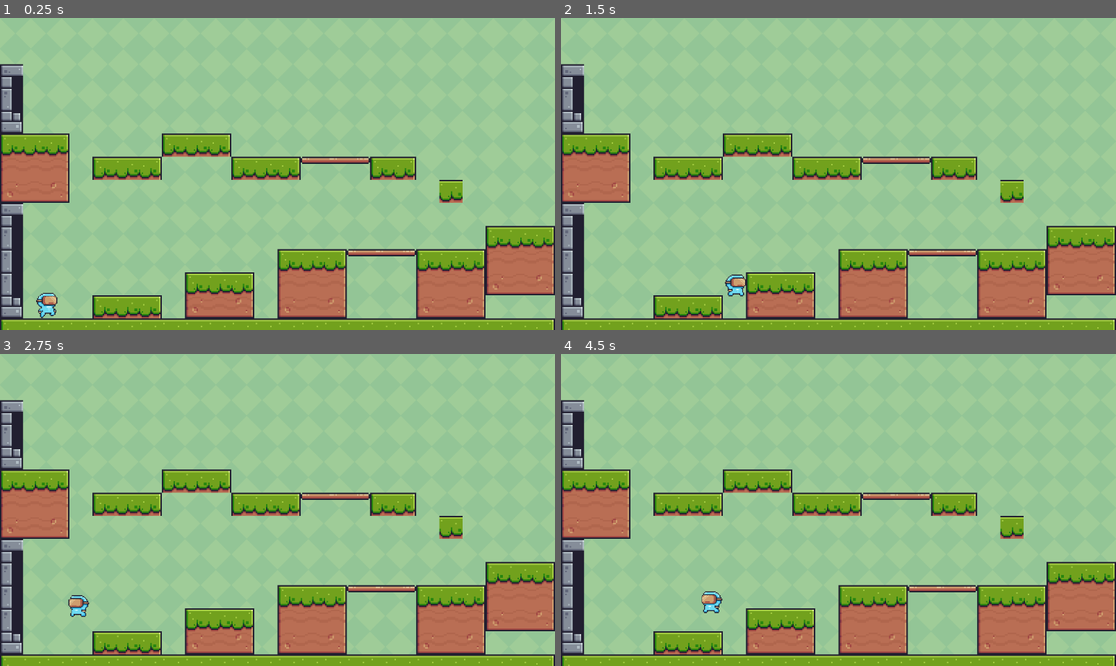
Above: before the commit, frames 1-4 (two rows, left to right).
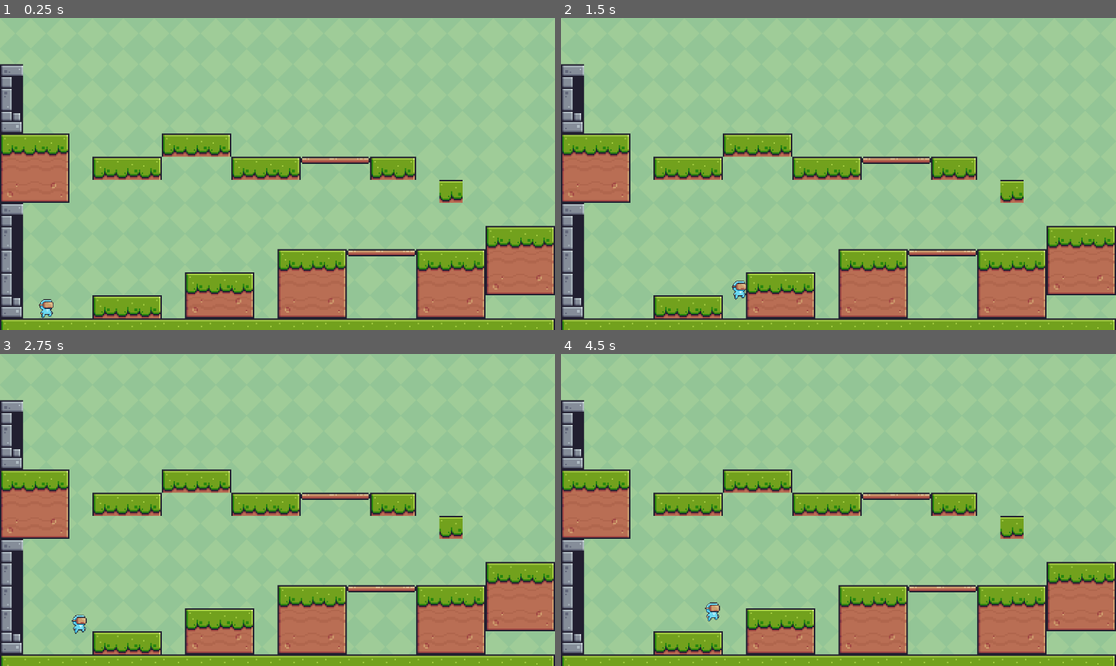
Above: after the commit, the same moments.

Repository: Sprite2d/49ers-r-trash
Game: Godot game, scene res://main.tscn
Same seed, same stepped clock (60 frames per second), same inputs: the game is played once before the commit and once after it.
Inputs:
- Up to frame 1 (0.25 s): no input
- Up to frame 2 (1.5 s): tap Enter (ui_accept) at 0.5, 0.77 s; hold Right (ui_right) from 0.53 s (still down)
- Up to frame 3 (2.75 s): tap Enter (ui_accept) at 1.52, 2 s; release Right (ui_right) at 2.03 s; hold Left (ui_left) from 2.03 s (still down)
- Up to frame 4 (4.5 s): release Left (ui_left) at 2.78 s; hold Right (ui_right) 2.78-4.28 s; tap Enter (ui_accept) at 3.02, 3.77, 4.25 s; hold Left (ui_left) from 4.28 s (still down)

The runs differ from the first frame. In frame 1, 0.2% of the frame differs, in the area x 6-11%, y 87-97%; in frame 2, 0.2%; in frame 3, 0.3%, in the area x 12-17%, y 77-90%; in frame 4, 0.3%.
Error after the commit: Invalid assignment of property or key 'fliph' with value of type 'bool' on a base object of type 'AnimatedSprite2D'. (res://main_character.gd:34)

Commit message:
we have issues
we cannot find the problem with our code and we have done nothing

Diff:
--- /dev/null
+++ b/Sprite2D.gd
@@ -0,0 +1,11 @@
+extends AnimatedSprite2D
+
+
+# Called when the node enters the scene tree for the first time.
+func _ready():
+	pass # Replace with function body.
+
+
+# Called every frame. 'delta' is the elapsed time since the previous frame.
+func _process(delta):
+	pass
--- a/main.tscn
+++ b/main.tscn
@@ -607,4 +607,4 @@
 layer_0/tile_data = PackedInt32Array(851968, 393216, 0, 851991, 524288, 0, 851969, 458752, 0, 851970, 458752, 0, 851971 …(3198 unchanged characters)…
 
 [node name="CharacterBody2D" parent="." instance=ExtResource("3_art2l")]
-position = Vector2(97, 592)
+position = Vector2(96, 600)
--- a/main_character.gd
+++ b/main_character.gd
@@ -2,24 +2,20 @@
 
 
 const SPEED = 300.0
-const JUMP_VELOCITY = -450.0
-@onready var sprite_2d = $Sprite2D
+const JUMP_VELOCITY = -400.0
 
 # Get the gravity from the project settings to be synced with RigidBody nodes.
 var gravity = ProjectSettings.get_setting("physics/2d/default_gravity")
 
+@onready var sprite_2d = $Sprite2D
 
 func _physics_process(delta):
-	#animation:
-	if (velocity.x < 1 || velocity.x < -1) :
-
-		sprite_2d.animation = "idle"
+	#add the gravity
 	if not is_on_floor():
 		velocity.y += gravity * delta
-		sprite_2d.animation = "running"
-	else:
 
-		sprite_2d.animation = "jumping"
+
+
 	# Handle jump.
 	if Input.is_action_just_pressed("ui_accept") and is_on_floor():
 		velocity.y = JUMP_VELOCITY
@@ -35,4 +31,4 @@
 	move_and_slide()
 
 	var isLeft = velocity.x < 0
-	sprite_2d.flip_h = isLeft
+	sprite_2d.fliph = isLeft
--- a/main_character.tscn
+++ b/main_character.tscn
@@ -1,149 +1,149 @@
-[gd_scene load_steps=31 format=3 uid="uid://dysm8polyghwx"]
+[gd_scene load_steps=31 format=3 uid="uid://bovasb0enyjdg"]
 
 [ext_resource type="Script" path="res://main_character.gd" id="1_kdjt1"]
 [ext_resource type="Texture2D" uid="uid://01y6wbudew3l" path="res://Jump (32x32).png" id="1_xg38j"]
 [ext_resource type="Texture2D" uid="uid://digxy22528jv5" path="res://Idle (32x32).png" id="2_m0h2c"]
 [ext_resource type="Texture2D" uid="uid://dso40qkrmh06k" path="res://Run (32x32).png" id="3_yfvhu"]
 
-[sub_resource type="AtlasTexture" id="AtlasTexture_vkg1w"]
+[sub_resource type="AtlasTexture" id="AtlasTexture_tthyx"]
 atlas = ExtResource("2_m0h2c")
 region = Rect2(0, 0, 32, 32)
 
-[sub_resource type="AtlasTexture" id="AtlasTexture_jo27o"]
+[sub_resource type="AtlasTexture" id="AtlasTexture_pe5pw"]
 atlas = ExtResource("2_m0h2c")
 region = Rect2(32, 0, 32, 32)
 
-[sub_resource type="AtlasTexture" id="AtlasTexture_od3t7"]
+[sub_resource type="AtlasTexture" id="AtlasTexture_ht5el"]
 atlas = ExtResource("2_m0h2c")
 region = Rect2(64, 0, 32, 32)
 
-[sub_resource type="AtlasTexture" id="AtlasTexture_y5gy5"]
+[sub_resource type="AtlasTexture" id="AtlasTexture_2gjss"]
 atlas = ExtResource("2_m0h2c")
 region = Rect2(96, 0, 32, 32)
 
-[sub_resource type="AtlasTexture" id="AtlasTexture_hvn48"]
+[sub_resource type="AtlasTexture" id="AtlasTexture_dgc31"]
 atlas = ExtResource("2_m0h2c")
 region = Rect2(128, 0, 32, 32)
 
-[sub_resource type="AtlasTexture" id="AtlasTexture_vm4v0"]
+[sub_resource type="AtlasTexture" id="AtlasTexture_0d0mq"]
 atlas = ExtResource("2_m0h2c")
 region = Rect2(160, 0, 32, 32)
 
-[sub_resource type="AtlasTexture" id="AtlasTexture_pgsxm"]
+[sub_resource type="AtlasTexture" id="AtlasTexture_3kf06"]
 atlas = ExtResource("2_m0h2c")
 region = Rect2(192, 0, 32, 32)
 
-[sub_resource type="AtlasTexture" id="AtlasTexture_vnl7v"]
+[sub_resource type="AtlasTexture" id="AtlasTexture_uxwta"]
 atlas = ExtResource("2_m0h2c")
 region = Rect2(224, 0, 32, 32)
 
-[sub_resource type="AtlasTexture" id="AtlasTexture_45vpt"]
+[sub_resource type="AtlasTexture" id="AtlasTexture_ledhv"]
 atlas = ExtResource("2_m0h2c")
 region = Rect2(256, 0, 32, 32)
 
-[sub_resource type="AtlasTexture" id="AtlasTexture_7n05r"]
+[sub_resource type="AtlasTexture" id="AtlasTexture_suo50"]
 atlas = ExtResource("2_m0h2c")
 region = Rect2(288, 0, 32, 32)
 
-[sub_resource type="AtlasTexture" id="AtlasTexture_omm24"]
+[sub_resource type="AtlasTexture" id="AtlasTexture_buwqv"]
 atlas = ExtResource("2_m0h2c")
 region = Rect2(320, 0, 32, 32)
 
-[sub_resource type="AtlasTexture" id="AtlasTexture_83k15"]
+[sub_resource type="AtlasTexture" id="AtlasTexture_75n4n"]
 atlas = ExtResource("1_xg38j")
 region = Rect2(0, 0, 32, 32)
 
-[sub_resource type="AtlasTexture" id="AtlasTexture_kav00"]
+[sub_resource type="AtlasTexture" id="AtlasTexture_xcnli"]
 atlas = ExtResource("3_yfvhu")
 region = Rect2(0, 0, 32, 32)
 
-[sub_resource type="AtlasTexture" id="AtlasTexture_7u1tm"]
+[sub_resource type="AtlasTexture" id="AtlasTexture_uh2d8"]
 atlas = ExtResource("3_yfvhu")
 region = Rect2(32, 0, 32, 32)
 
-[sub_resource type="AtlasTexture" id="AtlasTexture_ohdr2"]
+[sub_resource type="AtlasTexture" id="AtlasTexture_aguor"]
 atlas = ExtResource("3_yfvhu")
 region = Rect2(64, 0, 32, 32)
 
-[sub_resource type="AtlasTexture" id="AtlasTexture_2k8fb"]
+[sub_resource type="AtlasTexture" id="AtlasTexture_n08kh"]
 atlas = ExtResource("3_yfvhu")
 region = Rect2(96, 0, 32, 32)
 
-[sub_resource type="AtlasTexture" id="AtlasTexture_mkg8w"]
+[sub_resource type="AtlasTexture" id="AtlasTexture_gs21d"]
 atlas = ExtResource("3_yfvhu")
 region = Rect2(128, 0, 32, 32)
 
-[sub_resource type="AtlasTexture" id="AtlasTexture_fyspn"]
+[sub_resource type="AtlasTexture" id="AtlasTexture_fdugf"]
 atlas = ExtResource("3_yfvhu")
 region = Rect2(160, 0, 32, 32)
 
-[sub_resource type="AtlasTexture" id="AtlasTexture_ql6b0"]
+[sub_resource type="AtlasTexture" id="AtlasTexture_bgwyt"]
 atlas = ExtResource("3_yfvhu")
 region = Rect2(192, 0, 32, 32)
 
-[sub_resource type="AtlasTexture" id="AtlasTexture_uxssi"]
+[sub_resource type="AtlasTexture" id="AtlasTexture_g18v0"]
 atlas = ExtResource("3_yfvhu")
 region = Rect2(224, 0, 32, 32)
 
-[sub_resource type="AtlasTexture" id="AtlasTexture_nk1fi"]
+[sub_resource type="AtlasTexture" id="AtlasTexture_bjgt8"]
 atlas = ExtResource("3_yfvhu")
 region = Rect2(256, 0, 32, 32)
 
-[sub_resource type="AtlasTexture" id="AtlasTexture_yhel1"]
+[sub_resource type="AtlasTexture" id="AtlasTexture_c6f33"]
 atlas = ExtResource("3_yfvhu")
 region = Rect2(288, 0, 32, 32)
 
-[sub_resource type="AtlasTexture" id="AtlasTexture_faf8x"]
+[sub_resource type="AtlasTexture" id="AtlasTexture_n8ior"]
 atlas = ExtResource("3_yfvhu")
 region = Rect2(320, 0, 32, 32)
 
-[sub_resource type="AtlasTexture" id="AtlasTexture_4twes"]
+[sub_resource type="AtlasTexture" id="AtlasTexture_d3qve"]
 atlas = ExtResource("3_yfvhu")
 region = Rect2(352, 0, 32, 32)
 
-[sub_resource type="SpriteFrames" id="SpriteFrames_th552"]
+[sub_resource type="SpriteFrames" id="SpriteFrames_akdri"]
 animations = [{
 "frames": [{
 "duration": 1.0,
-"texture": SubResource("AtlasTexture_vkg1w")
-}, {
-"duration": 1.0,
-"texture": SubResource("AtlasTexture_jo27o")
-}, {
-"duration": 1.0,
-"texture": SubResource("AtlasTexture_od3t7")
-}, {
-"duration": 1.0,
-"texture": SubResource("AtlasTexture_y5gy5")
-}, {
-"duration": 1.0,
-"texture": SubResource("AtlasTexture_hvn48")
-}, {
-"duration": 1.0,
-"texture": SubResource("AtlasTexture_vm4v0")
-}, {
-"duration": 1.0,
-"texture": SubResource("AtlasTexture_pgsxm")
-}, {
-"duration": 1.0,
-"texture": SubResource("AtlasTexture_vnl7v")
-}, {
-"duration": 1.0,
-"texture": SubResource("AtlasTexture_45vpt")
-}, {
-"duration": 1.0,
-"texture": SubResource("AtlasTexture_7n05r")
-}, {
-"duration": 1.0,
-"texture": SubResource("AtlasTexture_omm24")
+"texture": SubResource("AtlasTexture_tthyx")
+}, {
+"duration": 1.0,
+"texture": SubResource("AtlasTexture_pe5pw")
+}, {
+"duration": 1.0,
+"texture": SubResource("AtlasTexture_ht5el")
+}, {
+"duration": 1.0,
+"texture": SubResource("AtlasTexture_2gjss")
+}, {
+"duration": 1.0,
+"texture": SubResource("AtlasTexture_dgc31")
+}, {
+"duration": 1.0,
+"texture": SubResource("AtlasTexture_0d0mq")
+}, {
+"duration": 1.0,
+"texture": SubResource("AtlasTexture_3kf06")
+}, {
+"duration": 1.0,
+"texture": SubResource("AtlasTexture_uxwta")
+}, {
+"duration": 1.0,
+"texture": SubResource("AtlasTexture_ledhv")
+}, {
+"duration": 1.0,
+"texture": SubResource("AtlasTexture_suo50")
+}, {
+"duration": 1.0,
+"texture": SubResource("AtlasTexture_buwqv")
 }],
 "loop": true,
-"name": &"idle",
+"name": &"default",
 "speed": 15.0
 }, {
 "frames": [{
 "duration": 1.0,
-"texture": SubResource("AtlasTexture_83k15")
+"texture": SubResource("AtlasTexture_75n4n")
 }],
 "loop": true,
 "name": &"jumping",
@@ -151,61 +151,60 @@
 }, {
 "frames": [{
 "duration": 1.0,
-"texture": SubResource("AtlasTexture_kav00")
-}, {
-"duration": 1.0,
-"texture": SubResource("AtlasTexture_7u1tm")
-}, {
-"duration": 1.0,
-"texture": SubResource("AtlasTexture_ohdr2")
-}, {
-"duration": 1.0,
-"texture": SubResource("AtlasTexture_2k8fb")
-}, {
-"duration": 1.0,
-"texture": SubResource("AtlasTexture_mkg8w")
-}, {
-"duration": 1.0,
-"texture": SubResource("AtlasTexture_fyspn")
-}, {
-"duration": 1.0,
-"texture": SubResource("AtlasTexture_ql6b0")
-}, {
-"duration": 1.0,
-"texture": SubResource("AtlasTexture_uxssi")
-}, {
-"duration": 1.0,
-"texture": SubResource("AtlasTexture_nk1fi")
-}, {
-"duration": 1.0,
-"texture": SubResource("AtlasTexture_yhel1")
-}, {
-"duration": 1.0,
-"texture": SubResource("AtlasTexture_faf8x")
-}, {
-"duration": 1.0,
-"texture": SubResource("AtlasTexture_4twes")
+"texture": SubResource("AtlasTexture_xcnli")
+}, {
+"duration": 1.0,
+"texture": SubResource("AtlasTexture_uh2d8")
+}, {
+"duration": 1.0,
+"texture": SubResource("AtlasTexture_aguor")
+}, {
+"duration": 1.0,
+"texture": SubResource("AtlasTexture_n08kh")
+}, {
+"duration": 1.0,
+"texture": SubResource("AtlasTexture_gs21d")
+}, {
+"duration": 1.0,
+"texture": SubResource("AtlasTexture_fdugf")
+}, {
+"duration": 1.0,
+"texture": SubResource("AtlasTexture_bgwyt")
+}, {
+"duration": 1.0,
+"texture": SubResource("AtlasTexture_g18v0")
+}, {
+"duration": 1.0,
+"texture": SubResource("AtlasTexture_bjgt8")
+}, {
+"duration": 1.0,
+"texture": SubResource("AtlasTexture_c6f33")
+}, {
+"duration": 1.0,
+"texture": SubResource("AtlasTexture_n8ior")
+}, {
+"duration": 1.0,
+"texture": SubResource("AtlasTexture_d3qve")
 }],
 "loop": true,
 "name": &"running",
 "speed": 15.0
 }]
 
-[sub_resource type="CapsuleShape2D" id="CapsuleShape2D_eogth"]
-radius = 22.0
-height = 56.0
+[sub_resource type="CapsuleShape2D" id="CapsuleShape2D_h2d3m"]
+radius = 13.0
+height = 44.0
 
 [node name="CharacterBody2D" type="CharacterBody2D"]
 script = ExtResource("1_kdjt1")
 
 [node name="Sprite2D" type="AnimatedSprite2D" parent="."]
 texture_filter = 1
-position = Vector2(0.25, -0.75)
-scale = Vector2(1.98438, 1.85937)
-sprite_frames = SubResource("SpriteFrames_th552")
-animation = &"idle"
-autoplay = "idle"
+position = Vector2(-4.76837e-07, -4.76837e-07)
+scale = Vector2(1.375, 1.375)
+sprite_frames = SubResource("SpriteFrames_akdri")
+animation = &"jumping"
 
 [node name="CollisionShape2D" type="CollisionShape2D" parent="."]
-position = Vector2(0, 2)
-shape = SubResource("CapsuleShape2D_eogth")
+position = Vector2(1, 1)
+shape = SubResource("CapsuleShape2D_h2d3m")
--- a/project.godot
+++ b/project.godot
@@ -15,6 +15,10 @@
 config/features=PackedStringArray("4.2", "Mobile")
 config/icon="res://icon.svg"
 
+[physics]
+
+2d/default_gravity=950.0
+
 [rendering]
 
 renderer/rendering_method="mobile"
Not shown, changed: Green.png.import
Not shown: 1 places in main.tscn that only renumber resources
